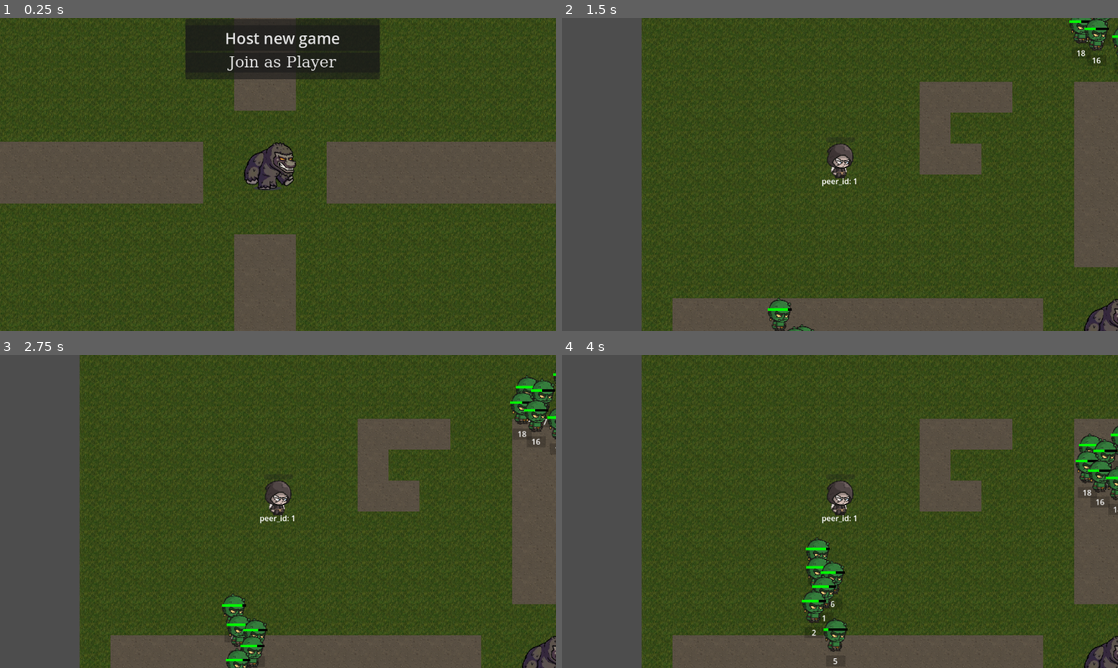
Above: before the commit, frames 1-4 (two rows, left to right).
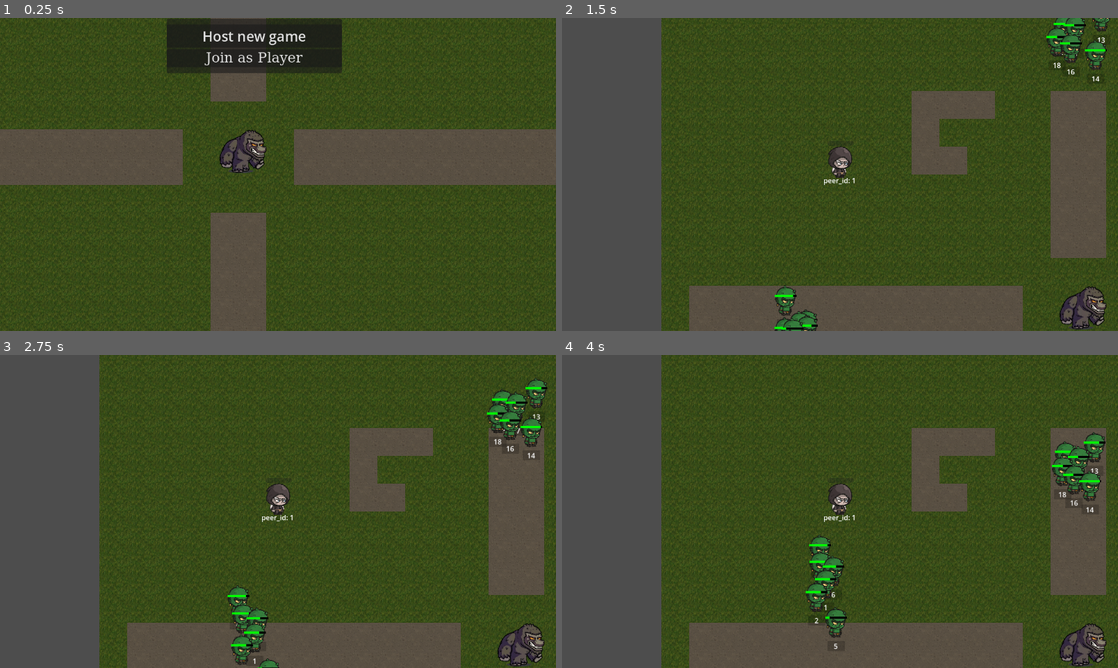
Above: after the commit, the same moments.

Repository: LucasJappert/moomoo-lan-party
Game: Godot game, scene res://scenes/game.tscn
Two runs of this game, one before a commit and one after it. Both use one fixed random seed, a clock stepped at 60 frames per second and the inputs below.
Inputs (mouse positions are in pixels of both pictures, inside the frame that each line leads up to):
- Up to frame 1 (0.25 s): no input
- Up to frame 2 (1.5 s): tap Enter at 0.5 s; move the mouse to (962, 158) at 0.52 s; click (962, 158) at 0.67 s; click "Host new game" at 1.25 s
- Up to frame 3 (2.75 s): move the mouse to (166, 527) at 2.02 s; click (166, 527) at 2.17 s
- Up to frame 4 (4 s): move the mouse to (895, 442) at 2.77 s; click (895, 442) at 2.92 s; move the mouse to (812, 574) at 3.52 s; click (812, 574) at 3.67 s

The runs differ from the first frame. In frame 1, 21% of the frame differs, in the area x 0-100%, y 0-100%; in frame 2, 17%; in frame 3, 18%; in frame 4, 18%.

Commit message:
start working on start screen xD

Diff:
--- a/project.godot
+++ b/project.godot
@@ -24,6 +24,8 @@
 
 [display]
 
+window/size/viewport_width=1280
+window/size/viewport_height=720
 window/size/always_on_top=true
 window/stretch/mode="viewport"
 
--- /dev/null
+++ b/scenes/StartScreen.tscn
@@ -0,0 +1,49 @@
+[gd_scene load_steps=4 format=3 uid="uid://dkipwvhrhwoqt"]
+
+[ext_resource type="Texture2D" uid="uid://7bivb8pijf4n" path="res://assets/bg-moomoo.png" id="1_4vrcr"]
+
+[sub_resource type="StyleBoxEmpty" id="StyleBoxEmpty_pswtb"]
+
+[sub_resource type="StyleBoxFlat" id="StyleBoxFlat_a0vbq"]
+bg_color = Color(0, 0, 0, 0.552941)
+border_width_left = 2
+border_width_top = 2
+border_width_right = 2
+border_width_bottom = 2
+border_color = Color(1, 1, 1, 1)
+corner_radius_top_left = 20
+corner_radius_top_right = 20
+corner_radius_bottom_right = 20
+corner_radius_bottom_left = 20
+
+[node name="StartScreen" type="Node2D"]
+
+[node name="Panel" type="Panel" parent="."]
+offset_right = 1280.0
+offset_bottom = 720.0
+theme_override_styles/panel = SubResource("StyleBoxEmpty_pswtb")
+
+[node name="Bg-moomoo" type="Sprite2D" parent="Panel"]
+position = Vector2(639.779, 359.875)
+scale = Vector2(0.844439, 0.703369)
+texture = ExtResource("1_4vrcr")
+
+[node name="VBoxContainer" type="VBoxContainer" parent="."]
+offset_left = 488.0
+offset_top = 197.0
+offset_right = 737.0
+offset_bottom = 321.0
+
+[node name="ButtonCreateRoom" type="Button" parent="VBoxContainer"]
+layout_mode = 2
+theme_override_colors/font_color = Color(1, 1, 1, 1)
+theme_override_font_sizes/font_size = 24
+theme_override_styles/normal = SubResource("StyleBoxFlat_a0vbq")
+text = "CREATE ROOM"
+
+[node name="ButtonJoinRoom" type="Button" parent="VBoxContainer"]
+layout_mode = 2
+theme_override_colors/font_color = Color(1, 1, 1, 1)
+theme_override_font_sizes/font_size = 24
+theme_override_styles/normal = SubResource("StyleBoxFlat_a0vbq")
+text = "JOIN ROOM"
Binary file added: assets/bg-moomoo.png
Not shown, added: assets/bg-moomoo.png.import
